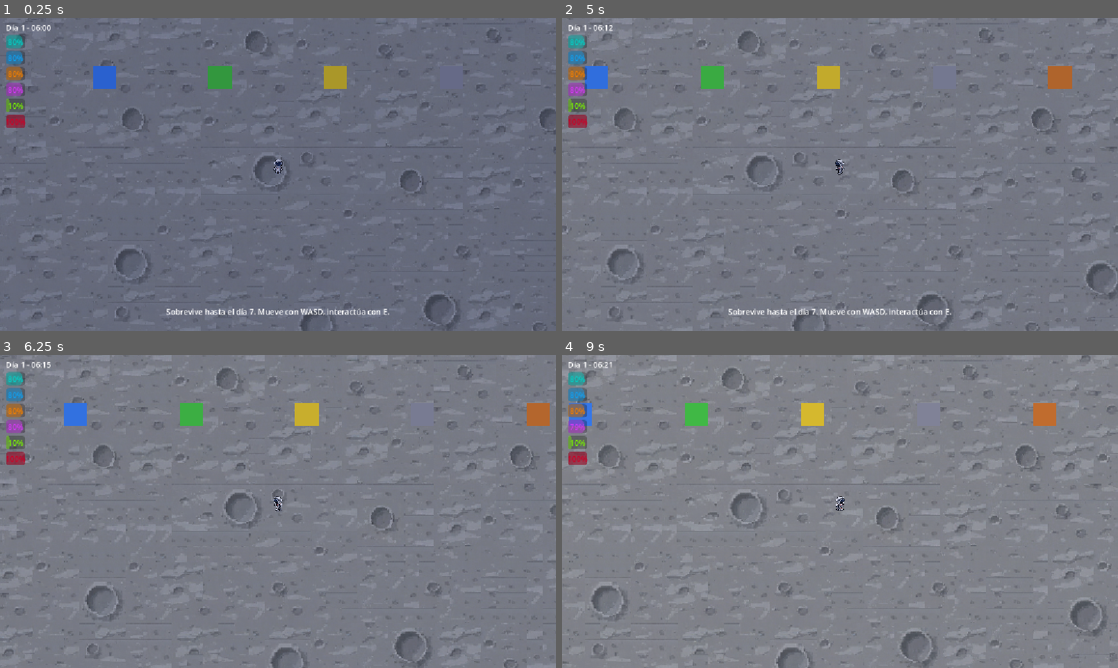
Above: before the commit, frames 1-4 (two rows, left to right).
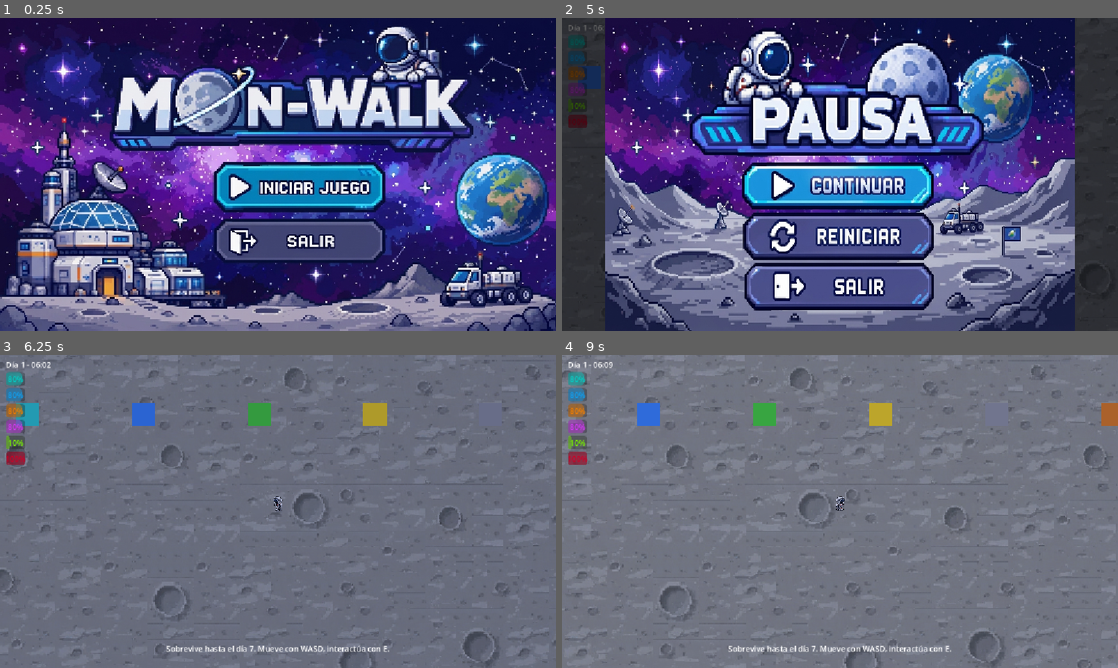
Above: after the commit, the same moments.

Repository: hex877b47/Moon-Walk
Game: Godot game, scene res://main_menu.tscn
The game is run twice, just before and just after one commit, with the same random seed, the same clock (stepped at 60 frames per second) and the same inputs. Before the commit the project starts from res://main.tscn.
Inputs (mouse positions are in pixels of both pictures, inside the frame that each line leads up to):
- Up to frame 1 (0.25 s): no input
- Up to frame 2 (5 s): click (862, 187) at 0.52 s; tap Enter at 1.25 s; hold D (move_right) 1.28-2.03 s; tap R at 1.35, 2.3, 2.85, 3.6, 4.55 s; hold S (move_down) 2.03-2.78 s; tap E (interact) at 2.1 s; hold D (move_right) 2.78-3.53 s; hold W (move_up) 3.53-4.28 s; hold A (move_left) from 4.28 s (still down); hold E (interact) from 4.28 s (still down); tap Escape (pause, bound only before the commit) at 4.9 s
- Up to frame 3 (6.25 s): release A (move_left) at 5 s; release E (interact) at 5 s; click (278, 574) at 5.02 s; tap Space at 5.75 s; hold A (move_left) from 5.78 s (still down); tap R at 5.85 s
- Up to frame 4 (9 s): release A (move_left) at 6.53 s; hold S (move_down) 6.53-7.28 s; tap R at 6.6, 7.55, 8.1, 8.85 s; hold D (move_right) 7.28-8.03 s; tap E (interact) at 7.35 s; hold W (move_up) 8.03-8.78 s; hold D (move_right) from 8.78 s (still down)

The runs differ from the first frame. In frame 1, 96% of the frame differs, in the area x 0-100%, y 0-100%; in frame 2, 96%; in frame 3, 19%; in frame 4, 19%.

Commit message:
Actualize el trabajo de Paul con el mio

Diff:
--- /dev/null
+++ b/game_over.gd
@@ -0,0 +1,33 @@
+extends CanvasLayer
+## Pantalla de fin de partida (muerte o victoria). Misma estructura que pause_menu.
+
+@onready var _titulo: Label = $AspectRatioContainer/Panel/Titulo
+@onready var _detalle: Label = $AspectRatioContainer/Panel/Detalle
+@onready var _btn_reiniciar: Button = $AspectRatioContainer/Panel/BtnReiniciar
+@onready var _btn_salir: Button = $AspectRatioContainer/Panel/BtnSalir
+
+
+func _ready() -> void:
+	hide()
+	_btn_reiniciar.pressed.connect(_on_btn_reiniciar_pressed)
+	_btn_salir.pressed.connect(_on_btn_salir_pressed)
+
+
+func mostrar(titulo: String, detalle: String) -> void:
+	_titulo.text = titulo
+	_detalle.text = detalle
+	show()
+	get_tree().paused = true
+	_btn_reiniciar.grab_focus()
+
+
+func _on_btn_reiniciar_pressed() -> void:
+	get_tree().paused = false
+	Stats.reset()
+	get_tree().reload_current_scene()
+
+
+func _on_btn_salir_pressed() -> void:
+	get_tree().paused = false
+	Stats.reset()
+	get_tree().change_scene_to_file("res://main_menu.tscn")
--- /dev/null
+++ b/game_over.tscn
@@ -0,0 +1,101 @@
+[gd_scene load_steps=5 format=3]
+
+[ext_resource type="Script" path="res://game_over.gd" id="1"]
+[ext_resource type="Texture2D" path="res://ui/Menu_pausa.jpg" id="2"]
+
+[sub_resource type="StyleBoxFlat" id="PlacaTitulo"]
+bg_color = Color(0.42, 0.07, 0.1, 1)
+border_width_left = 4
+border_width_top = 4
+border_width_right = 4
+border_width_bottom = 4
+border_color = Color(1, 0.45, 0.45, 1)
+
+[sub_resource type="StyleBoxFlat" id="PlacaDetalle"]
+bg_color = Color(0.1, 0.13, 0.35, 1)
+border_width_left = 3
+border_width_top = 3
+border_width_right = 3
+border_width_bottom = 3
+border_color = Color(0.45, 0.65, 1, 1)
+content_margin_left = 8.0
+content_margin_right = 8.0
+
+[node name="GameOver" type="CanvasLayer"]
+process_mode = 3
+layer = 11
+script = ExtResource("1")
+
+[node name="Oscuro" type="ColorRect" parent="."]
+anchors_preset = 15
+anchor_right = 1.0
+anchor_bottom = 1.0
+grow_horizontal = 2
+grow_vertical = 2
+color = Color(0, 0, 0, 0.6)
+
+[node name="AspectRatioContainer" type="AspectRatioContainer" parent="."]
+anchors_preset = 15
+anchor_right = 1.0
+anchor_bottom = 1.0
+grow_horizontal = 2
+grow_vertical = 2
+ratio = 1.5
+
+[node name="Panel" type="Panel" parent="AspectRatioContainer"]
+layout_mode = 2
+
+[node name="Fondo" type="TextureRect" parent="AspectRatioContainer/Panel"]
+modulate = Color(1, 0.8, 0.8, 1)
+layout_mode = 1
+anchors_preset = 15
+anchor_right = 1.0
+anchor_bottom = 1.0
+grow_horizontal = 2
+grow_vertical = 2
+texture = ExtResource("2")
+expand_mode = 1
+
+[node name="Titulo" type="Label" parent="AspectRatioContainer/Panel"]
+layout_mode = 1
+anchors_preset = -1
+anchor_left = 0.19
+anchor_top = 0.21
+anchor_right = 0.81
+anchor_bottom = 0.41
+theme_override_font_sizes/font_size = 40
+theme_override_styles/normal = SubResource("PlacaTitulo")
+text = "GAME OVER"
+horizontal_alignment = 1
+vertical_alignment = 1
+
+[node name="Detalle" type="Label" parent="AspectRatioContainer/Panel"]
+layout_mode = 1
+anchors_preset = -1
+anchor_left = 0.291
+anchor_top = 0.467
+anchor_right = 0.697
+anchor_bottom = 0.608
+theme_override_font_sizes/font_size = 14
+theme_override_styles/normal = SubResource("PlacaDetalle")
+horizontal_alignment = 1
+vertical_alignment = 1
+autowrap_mode = 2
+
+[node name="BtnReiniciar" type="Button" parent="AspectRatioContainer/Panel"]
+layout_mode = 1
+anchors_preset = -1
+anchor_left = 0.291
+anchor_top = 0.634
+anchor_right = 0.697
+anchor_bottom = 0.761
+flat = true
+
+[node name="BtnSalir" type="Button" parent="AspectRatioContainer/Panel"]
+layout_mode = 1
+anchors_preset = -1
+anchor_left = 0.291
+anchor_top = 0.787
+anchor_right = 0.697
+anchor_bottom = 0.932
+flat = true
--- a/input_setup.gd
+++ b/input_setup.gd
@@ -9,7 +9,7 @@
 	_add("move_up", [KEY_W, KEY_UP])
 	_add("move_down", [KEY_S, KEY_DOWN])
 	_add("interact", [KEY_E])
-	_add("pause", [KEY_ESCAPE])
+	_add("pausa", [KEY_ESCAPE])
 
 static func _add(action: StringName, keys: Array) -> void:
 	if InputMap.has_action(action):
--- a/main.gd
+++ b/main.gd
@@ -2,19 +2,18 @@
 ## Escena principal: base + jugador + estaciones + HUD. Maneja noche, mensajes y fin de partida.
 
 const NIGHT_COLOR := Color(0.32, 0.38, 0.62)
+const END_DELAY := 1.5   # segundos para ver la animación "dead" antes de la pantalla de fin
 
 @onready var _night: CanvasModulate = $Night
 @onready var _msg: Label = $UI/Message
-@onready var _banner: Label = $UI/Banner
+@onready var _game_over: CanvasLayer = $GameOver
 
 var _msg_left := 0.0
-var _ended := false
 
 
 func _ready() -> void:
 	InputSetup.ensure()
 	_msg.text = ""
-	_banner.text = ""
 	EventBus.message.connect(_show_message)
 	Stats.player_died.connect(_on_died)
 	Stats.game_won.connect(_on_won)
@@ -38,19 +37,13 @@
 
 
 func _on_died(reason: String) -> void:
-	_end("Has muerto: %s\nDía %d · Ciencia %d\nPulsa R para reiniciar" % [reason, TimeManager.day, Stats.science])
+	_end("GAME OVER", "%s\nDía %d · Ciencia %d" % [reason, TimeManager.day, Stats.science])
 
 
 func _on_won(d: int, sci: int) -> void:
-	_end("¡Sobreviviste hasta el día %d!\nCiencia: %d\nPulsa R para jugar de nuevo" % [d, sci])
+	_end("¡SOBREVIVISTE!", "Llegaste al día %d\nCiencia: %d" % [d, sci])
 
 
-func _end(text: String) -> void:
-	_ended = true
-	_banner.text = text
-
-
-func _unhandled_input(event: InputEvent) -> void:
-	if _ended and event is InputEventKey and event.pressed and event.keycode == KEY_R:
-		Stats.reset()
-		get_tree().reload_current_scene()
+func _end(titulo: String, detalle: String) -> void:
+	await get_tree().create_timer(END_DELAY).timeout
+	_game_over.mostrar(titulo, detalle)
--- a/main.tscn
+++ b/main.tscn
@@ -1,57 +1,64 @@
-[gd_scene load_steps=7 format=3]
+[gd_scene format=3 uid="uid://cfl7cekp83u7y"]
 
-[ext_resource type="Script" path="res://main.gd" id="1"]
-[ext_resource type="PackedScene" path="res://esenario1.tscn" id="2"]
-[ext_resource type="PackedScene" path="res://player.tscn" id="3"]
+[ext_resource type="Script" uid="uid://wuw1vjxoudte" path="res://main.gd" id="1"]
+[ext_resource type="PackedScene" uid="uid://cqosr4n5txmnb" path="res://esenario1.tscn" id="2"]
+[ext_resource type="PackedScene" uid="uid://bktsknm7ksu1x" path="res://player.tscn" id="3"]
 [ext_resource type="PackedScene" path="res://station.tscn" id="4"]
-[ext_resource type="PackedScene" path="res://hud.tscn" id="5"]
-[ext_resource type="PackedScene" path="res://time_label.tscn" id="6"]
+[ext_resource type="PackedScene" uid="uid://v2juattvoyx" path="res://hud.tscn" id="5"]
+[ext_resource type="PackedScene" uid="uid://doe51wxupi5m3" path="res://time_label.tscn" id="6"]
+[ext_resource type="PackedScene" uid="uid://dnul2uxvba4gu" path="res://pause_menu.tscn" id="7_5vw27"]
+[ext_resource type="PackedScene" path="res://game_over.tscn" id="8_kek77"]
 
-[node name="Main" type="Node2D"]
+[node name="Main" type="Node2D" unique_id=535478398]
 script = ExtResource("1")
 
-[node name="Night" type="CanvasModulate" parent="."]
+[node name="Night" type="CanvasModulate" parent="." unique_id=351532649]
 
-[node name="Escenario" parent="." instance=ExtResource("2")]
+[node name="Escenario" parent="." unique_id=785387493 instance=ExtResource("2")]
 
-[node name="Stations" type="Node2D" parent="."]
+[node name="Stations" type="Node2D" parent="." unique_id=102945032]
 
-[node name="OxygenGenerator" parent="Stations" instance=ExtResource("4")]
+[node name="OxygenGenerator" parent="Stations" unique_id=832379534 instance=ExtResource("4")]
 position = Vector2(180, 120)
-kind = "oxygen_generator"
 
-[node name="WaterRecycler" parent="Stations" instance=ExtResource("4")]
+[node name="WaterRecycler" parent="Stations" unique_id=1888613018 instance=ExtResource("4")]
 position = Vector2(300, 120)
 kind = "water_recycler"
 
-[node name="Greenhouse" parent="Stations" instance=ExtResource("4")]
+[node name="Greenhouse" parent="Stations" unique_id=902061244 instance=ExtResource("4")]
 position = Vector2(420, 120)
 kind = "greenhouse"
 
-[node name="SolarPanels" parent="Stations" instance=ExtResource("4")]
+[node name="SolarPanels" parent="Stations" unique_id=548621073 instance=ExtResource("4")]
 position = Vector2(540, 120)
 kind = "solar_panels"
 
-[node name="Shelter" parent="Stations" instance=ExtResource("4")]
+[node name="Shelter" parent="Stations" unique_id=1543478125 instance=ExtResource("4")]
 position = Vector2(660, 120)
 kind = "shelter"
 
-[node name="Airlock" parent="Stations" instance=ExtResource("4")]
+[node name="Airlock" parent="Stations" unique_id=138061053 instance=ExtResource("4")]
 position = Vector2(780, 120)
 kind = "airlock"
 
-[node name="Player" parent="." instance=ExtResource("3")]
+[node name="Player" parent="." unique_id=907546208 instance=ExtResource("3")]
 position = Vector2(480, 220)
 
-[node name="UI" type="CanvasLayer" parent="."]
+[node name="UI" type="CanvasLayer" parent="." unique_id=818286308]
 
-[node name="Clock" parent="UI" instance=ExtResource("6")]
-position = Vector2(12, 8)
+[node name="Clock" parent="UI" unique_id=763986811 instance=ExtResource("6")]
+offset_left = 12.0
+offset_top = 8.0
+offset_right = 52.0
+offset_bottom = 31.0
 
-[node name="Hud" parent="UI" instance=ExtResource("5")]
-position = Vector2(12, 36)
+[node name="Hud" parent="UI" unique_id=654532265 instance=ExtResource("5")]
+offset_left = 12.0
+offset_top = 36.0
+offset_right = 52.0
+offset_bottom = 76.0
 
-[node name="Message" type="Label" parent="UI"]
+[node name="Message" type="Label" parent="UI" unique_id=1817758738]
 anchors_preset = 7
 anchor_left = 0.5
 anchor_top = 1.0
@@ -67,7 +74,7 @@
 vertical_alignment = 1
 autowrap_mode = 2
 
-[node name="Banner" type="Label" parent="UI"]
+[node name="Banner" type="Label" parent="UI" unique_id=1976883260]
 anchors_preset = 8
 anchor_left = 0.5
 anchor_top = 0.5
@@ -83,3 +90,7 @@
 horizontal_alignment = 1
 vertical_alignment = 1
 autowrap_mode = 2
+
+[node name="PauseMenu" parent="." unique_id=2108238226 instance=ExtResource("7_5vw27")]
+
+[node name="GameOver" parent="." unique_id=979987324 instance=ExtResource("8_kek77")]
--- a/main_menu.gd
+++ b/main_menu.gd
@@ -1,9 +1,27 @@
 extends Control
 
-const GAME_SCENE := "res://esenario1.tscn"
+const GAME_SCENE := "res://main.tscn"   # antes apuntaba a esenario1.tscn (sin jugador, HUD ni pausa)
+
+@onready var _btn_iniciar: Button = $AspectRatioContainer/Panel/BtnIniciar
+@onready var _btn_salir: Button = $AspectRatioContainer/Panel/BtnSalir
+
+
+func _ready() -> void:
+	get_tree().paused = false
+	_conectar(_btn_iniciar, _on_btn_iniciar_pressed)
+	_conectar(_btn_salir, _on_btn_salir_pressed)
+
+
+## Conecta por código solo si no está ya conectado desde el editor.
+func _conectar(btn: Button, f: Callable) -> void:
+	if not btn.pressed.is_connected(f):
+		btn.pressed.connect(f)
+
 
 func _on_btn_iniciar_pressed() -> void:
+	Stats.reset()   # partida limpia aunque vengas de morir
 	get_tree().change_scene_to_file(GAME_SCENE)
+
 
 func _on_btn_salir_pressed() -> void:
 	get_tree().quit()
--- a/pause_menu.gd
+++ b/pause_menu.gd
@@ -1,25 +1,48 @@
 extends CanvasLayer
 
+@onready var _btn_continuar: Button = $AspectRatioContainer/Panel/BtnContinuar
+@onready var _btn_reiniciar: Button = $AspectRatioContainer/Panel/BtnReiniciar
+@onready var _btn_salir: Button = $AspectRatioContainer/Panel/BtnSalir
+
+
 func _ready() -> void:
+	InputSetup.ensure()   # define la acción "pausa" (Esc) si no existe
 	hide()
+	_conectar(_btn_continuar, _on_btn_continuar_pressed)
+	_conectar(_btn_reiniciar, _on_btn_reiniciar_pressed)
+	_conectar(_btn_salir, _on_btn_salir_pressed)
+
+
+func _conectar(btn: Button, f: Callable) -> void:
+	if not btn.pressed.is_connected(f):
+		btn.pressed.connect(f)
+
 
 func _unhandled_input(event: InputEvent) -> void:
+	if Stats.is_dead or Stats.won:
+		return   # con la pantalla de fin de partida, Esc no abre la pausa
 	if event.is_action_pressed("pausa"):
 		_alternar()
 		get_viewport().set_input_as_handled()
+
 
 func _alternar() -> void:
 	var pausar := not get_tree().paused
 	get_tree().paused = pausar
 	visible = pausar
 
+
 func _on_btn_continuar_pressed() -> void:
 	_alternar()
 
+
 func _on_btn_reiniciar_pressed() -> void:
 	get_tree().paused = false
+	Stats.reset()   # sin esto reiniciaba la escena pero con los medidores y el reloj anteriores
 	get_tree().reload_current_scene()
+
 
 func _on_btn_salir_pressed() -> void:
 	get_tree().paused = false
+	Stats.reset()
 	get_tree().change_scene_to_file("res://main_menu.tscn")
--- a/pause_menu.tscn
+++ b/pause_menu.tscn
@@ -14,7 +14,7 @@
 anchor_bottom = 1.0
 grow_horizontal = 2
 grow_vertical = 2
-color = Color(1, 1, 1, 0.003921569)
+color = Color(0, 0, 0, 0.6)
 
 [node name="AspectRatioContainer" type="AspectRatioContainer" parent="." unique_id=1066166549]
 anchors_preset = 15
@@ -61,9 +61,10 @@
 flat = true
 
 [node name="BtnSalir" type="Button" parent="AspectRatioContainer/Panel" unique_id=333281998]
-layout_mode = 0
-offset_left = 289.0
-offset_top = 505.0
-offset_right = 682.0
-offset_bottom = 606.0
+layout_mode = 1
+anchors_preset = -1
+anchor_left = 0.291
+anchor_top = 0.787
+anchor_right = 0.697
+anchor_bottom = 0.932
 flat = true
--- a/project.godot
+++ b/project.godot
@@ -11,7 +11,7 @@
 [application]
 
 config/name="MoonWalk"
-run/main_scene="res://main.tscn"
+run/main_scene="uid://iw8mlcbjvtcj"
 config/features=PackedStringArray("4.7", "GL Compatibility")
 config/icon="res://icon.svg"
 
Not shown, added: game_over.gd.uid
Not shown, added: main_menu.gd.uid
Not shown, added: pause_menu.gd.uid
